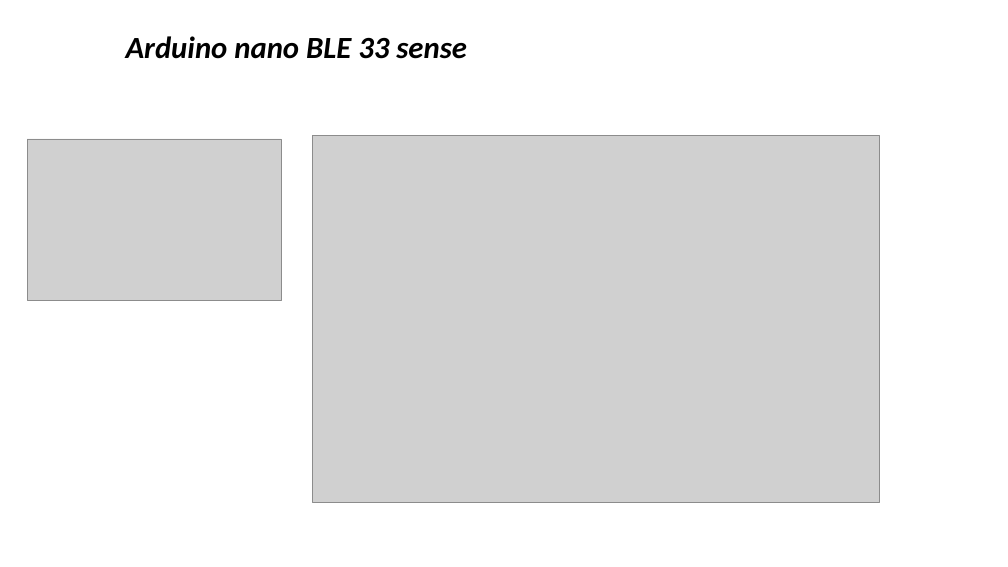
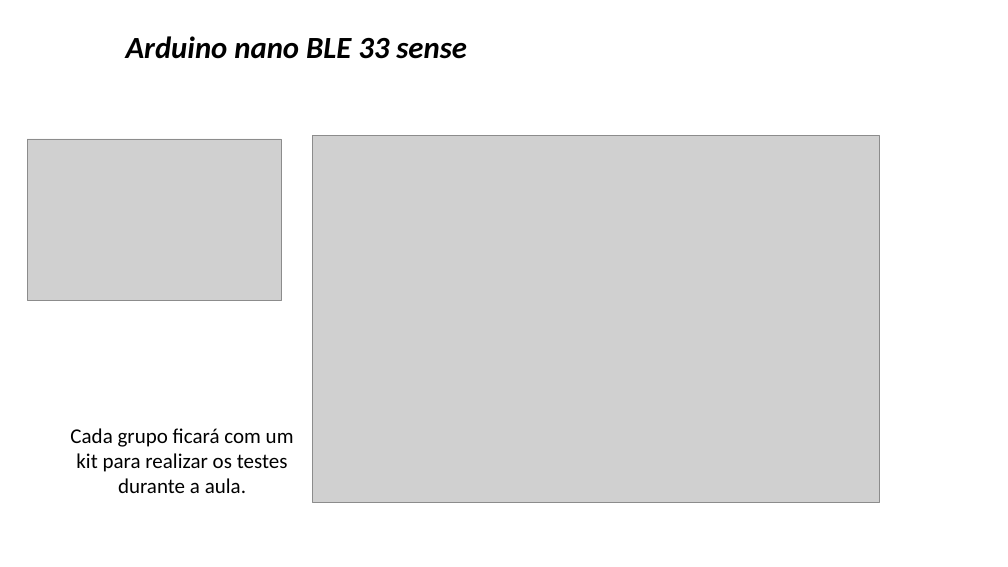
Before and after one commit to zz4fap/tp557-iot-ml, a slide deck: slide 2 of slides/TP557_14b_introducao_arduinoble.pptx. Drawn at 1008x567 pixels with LibreOffice and Linux fonts; fonts in the diff are those of the drawing; grey boxes stand for pictures; background and template pictures are left out. Boxes give left, top, right and bottom in pixels: in the first picture for what was removed or moved away, otherwise in the second. Text is boxed around its words. In the diff, an @@ line names an element or a change of style, - is before the commit and + after.

Commit message:
new scripts

```diff
--- a/slides/TP557_14b_introducao_arduinoble.pptx
+++ b/slides/TP557_14b_introducao_arduinoble.pptx
@@ text added at (x1=70, y1=428, x2=294, y2=493), 20 pt, text #000000 @@
+Cada grupo ficará com um kit para realizar os testes durante a aula.
```
